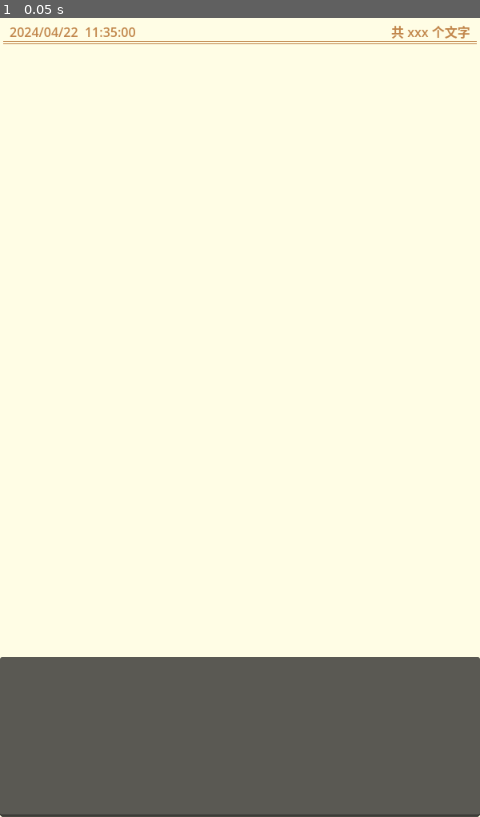
Above: before the commit, frame 1.
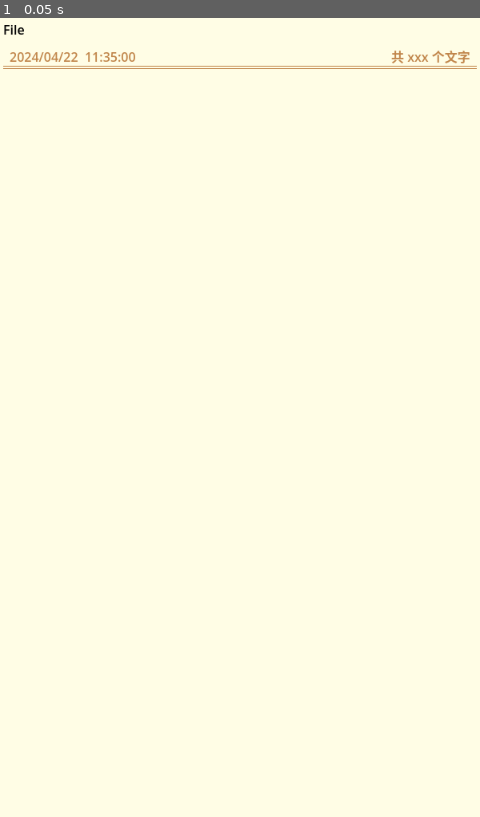
Above: after the commit, the same moment.

Repository: LaoDie1/godot-markdown-editor
Game: Godot game, scene res://src/scene/main.tscn
The game is run twice, just before and just after one commit, with the same random seed, the same clock (stepped at 60 frames per second) and the same inputs.
Inputs:
- Up to frame 1 (0.05 s): no input

The runs differ from the first frame. In frame 1, 21% of the frame differs, in the area x 0-100%, y 0-100%.

Commit message:
功能增强

Diff:
--- a/src/scene/document_canvas/document_canvas.gd
+++ b/src/scene/document_canvas/document_canvas.gd
@@ -23,7 +23,11 @@
 var p_to_item : Dictionary = {} # 点击的位置对应的行字符串
 
 var _selected_pos : Vector2 = Vector2()
-var _selected_line_item : LineItem = null
+var _selected_line_item : LineItem = null:
+	set(v):
+		_selected_line_item = v
+		_selected_line_idx = line_items.find(_selected_line_item)
+var _selected_line_idx : int = -1
 
 
 #============================================================
@@ -92,7 +96,7 @@
 
 ## 打开绘制的文件
 func open_file(path: String) -> void:
-	LineItem.reset_line()
+	LineItem.reset_incr_id()
 	file_path = path
 	origin_lines = FileUtil.read_as_lines(path)
 	line_items.clear()
@@ -119,6 +123,9 @@
 	for item in line_items:
 		draw_line_item(item, width)
 
+	custom_minimum_size.y = line_offset_point
+	size.y = line_offset_point
+
 
 ## 绘制这个行
 func draw_line_item(item: LineItem, width : float):
@@ -135,10 +142,10 @@
 # 选中行
 func _select_line(item: LineItem):
 	text_edit.visible = true
-	text_edit.size = Vector2(get_width() + 18, 0)
+	text_edit.custom_minimum_size = Vector2(get_width() + 18, 0)
 	text_edit.text = item.origin_text.substr(0, item.origin_text.length())
-	text_edit.size.y = item.get_total_height(get_width())
-	text_edit.position = Vector2(0, item.line_y_point)
+	text_edit.custom_minimum_size.y = item.get_total_height(get_width())
+	text_edit.get_parent_control().position = Vector2(0, item.line_y_point)
 
 	text_edit.add_theme_font_size_override("font_size", item.font_size)
 	text_edit.add_theme_font_override("font", item.font)
@@ -162,7 +169,7 @@
 
 
 # 更新这个行的内容
-func _update_line_by_text_edit(line_item: LineItem):
+func _update_line_by_text_edit(line_item: LineItem, hide_text_edit: bool):
 	if line_item.origin_text != text_edit.text:
 		var last_height = line_item.get_total_height(get_width())
 		# 设置内容
@@ -171,16 +178,19 @@
 			line_item.handle_md()
 		var height = line_item.get_total_height(get_width())
 		if last_height != height:
-			_update_line_after_pos( line_items.find(line_item), height - last_height)
+			_update_line_after_pos( _selected_line_idx, height - last_height)
 		queue_redraw()
 
-	text_edit.visible = false
+	text_edit.visible = not hide_text_edit
 
 
 # 更新这个索引的行之后的位置偏移
 func _update_line_after_pos(item_idx: int, offset: float):
+	if item_idx == -1 or offset == 0:
+		return
 	for i in range(item_idx + 1, line_items.size()):
 		line_items[i].line_y_point += offset
+	print_debug(range(item_idx + 1, line_items.size()), offset)
 	queue_redraw()
 
 
@@ -191,19 +201,19 @@
 func _on_text_edit_visibility_changed():
 	if text_edit and not text_edit.visible:
 		if _selected_line_item:
-			_update_line_by_text_edit(_selected_line_item)
+			_update_line_by_text_edit(_selected_line_item, true)
 
 
 func _on_text_edit_gui_input(event):
 	if event is InputEventKey:
 		if InputUtil.is_key(event, KEY_ENTER):
-			_update_line_by_text_edit(_selected_line_item)
+			_update_line_by_text_edit(_selected_line_item, true)
 			get_tree().root.set_input_as_handled()
 			text_edit.visible = false
 
 			if not Input.is_key_pressed(KEY_CTRL) and _selected_line_item:
 				# 插入新的行
-				var new_idx : int = line_items.find(_selected_line_item) + 1
+				var new_idx : int = _selected_line_idx + 1
 				var new_line_item : LineItem = _insert_line(new_idx)
 
 				# 更新后面行的偏移
@@ -217,4 +227,10 @@
 
 
 func _on_text_edit_resized():
-	pass # Replace with function body.
+	if _selected_line_item and text_edit.visible:
+		await Engine.get_main_loop().process_frame
+		var height = _selected_line_item.get_total_height_by_text(text_edit.text, get_width())
+		var last_height = _selected_line_item.get_total_height(get_width())
+		_selected_line_item.line_y_point += height - last_height
+		_update_line_by_text_edit(_selected_line_item, false)
+		_update_line_after_pos( _selected_line_idx, height - last_height)
--- a/src/scene/document_canvas/document_canvas.tscn
+++ b/src/scene/document_canvas/document_canvas.tscn
@@ -56,13 +56,18 @@
 theme = SubResource("Theme_5syx7")
 script = ExtResource("1_q8bgb")
 
-[node name="TextEdit" type="TextEdit" parent="."]
+[node name="MarginContainer" type="MarginContainer" parent="."]
+layout_mode = 0
+offset_left = -327.0
+offset_top = 111.0
+offset_right = -120.0
+offset_bottom = 230.0
+
+[node name="TextEdit" type="TextEdit" parent="MarginContainer"]
 unique_name_in_owner = true
-layout_mode = 0
-offset_left = -174.0
-offset_top = 44.0
-offset_right = -49.0
-offset_bottom = 135.0
+layout_mode = 2
+size_flags_horizontal = 0
+size_flags_vertical = 0
 theme = SubResource("Theme_86keu")
 theme_override_colors/font_color = Color(0, 0, 0, 1)
 theme_override_constants/line_spacing = 0
@@ -83,6 +88,6 @@
 mouse_filter = 2
 editor_only = false
 
-[connection signal="gui_input" from="TextEdit" to="." method="_on_text_edit_gui_input"]
-[connection signal="resized" from="TextEdit" to="." method="_on_text_edit_resized"]
-[connection signal="visibility_changed" from="TextEdit" to="." method="_on_text_edit_visibility_changed"]
+[connection signal="gui_input" from="MarginContainer/TextEdit" to="." method="_on_text_edit_gui_input"]
+[connection signal="resized" from="MarginContainer/TextEdit" to="." method="_on_text_edit_resized"]
+[connection signal="visibility_changed" from="MarginContainer/TextEdit" to="." method="_on_text_edit_visibility_changed"]
--- a/src/scene/document_canvas/line_item.gd
+++ b/src/scene/document_canvas/line_item.gd
@@ -18,10 +18,10 @@
 	">": PName.LineType.Quote,
 }
 
-static var _incr_line : int = 0: # 自增行。每次创建一个当前类的对象，则会自增1
+static var _incr_id : int = 0: # 自增行。每次创建一个当前类的对象，则会自增1
 	get:
-		_incr_line += 1
-		return _incr_line
+		_incr_id += 1
+		return _incr_id
 
 
 ## 原始字符串
@@ -33,8 +33,7 @@
 
 ## 画布所在的 y 轴点
 var line_y_point : int
-## 所在行
-var line : int
+var id : int
 
 var font : Font
 var alignment : int
@@ -46,7 +45,7 @@
 #  Standard
 #============================================================
 func _init(text: String, params: Dictionary = {}):
-	line = _incr_line
+	id = _incr_id
 
 	self.origin_text = text
 	self.text = text + "\n"
@@ -65,8 +64,8 @@
 #============================================================
 #  Custom
 #============================================================
-static func reset_line():
-	_incr_line = 0
+static func reset_incr_id():
+	_incr_id = 0
 
 
 ## 处理 md 文件内容
@@ -98,9 +97,14 @@
 
 ## 获取当前字符串总高度（包括换行高度）
 func get_total_height(width : int) -> float:
-	if text.strip_edges() == "":
+	return get_total_height_by_text(text, width)
+
+
+func get_total_height_by_text(t: String, width: float) -> float:
+	if t.strip_edges() == "":
 		return get_font_height()
-	return font.get_multiline_string_size(text, alignment, width, font_size, -1, TextServer.BREAK_GRAPHEME_BOUND).y + Config.line_spacing
+	return font.get_multiline_string_size(t, alignment, width, font_size, -1, TextServer.BREAK_GRAPHEME_BOUND).y + Config.line_spacing
+
 
 
 ## 一行的字体的高度
--- a/src/scene/main.gd
+++ b/src/scene/main.gd
@@ -8,11 +8,13 @@
 extends Control
 
 
+@onready var menu = %Menu
 @onready var document_canvas = %DocumentCanvas
 @onready var debug_editor = %DebugEditor
+@onready var open_file_dialog = %OpenFileDialog
 
 const CONTENT = """
-LINE: {line}
+ID: {id}
 FONT_HEIGHT: {font_height}
 TYPE: {type}
 FONT_SIZE: {font_size}
@@ -24,7 +26,13 @@
 #  内置
 #============================================================
 func _ready():
-	document_canvas.open_file(r"C:\Users\z\Desktop\test.md")
+	menu.init_menu({
+		"File": ["Open"]
+	})
+
+	menu.init_shortcut({
+		"/File/Open": SimpleMenu.parse_shortcut("Ctrl+O"),
+	})
 
 
 func _process(delta):
@@ -41,3 +49,14 @@
 	var data = JsonUtil.object_to_dict(line_item)
 	data["font_height"] = line_item.get_total_height(document_canvas.get_width())
 	debug_editor.text = CONTENT.format( data ).strip_edges()
+
+
+
+func _on_menu_menu_pressed(idx, menu_path):
+	match menu_path:
+		"/File/Open":
+			open_file_dialog.popup_centered_ratio(0.75)
+
+
+func _on_open_file_dialog_file_selected(path):
+	document_canvas.open_file(path)
--- a/src/scene/main.tscn
+++ b/src/scene/main.tscn
@@ -33,27 +33,49 @@
 grow_horizontal = 2
 grow_vertical = 2
 
-[node name="SimpleMenu" type="MenuBar" parent="VBoxContainer"]
+[node name="Menu" type="MenuBar" parent="VBoxContainer"]
+unique_name_in_owner = true
 layout_mode = 2
+theme_override_colors/font_color = Color(0, 0, 0, 1)
+theme_override_colors/font_pressed_color = Color(0, 0, 0, 1)
+theme_override_colors/font_hover_color = Color(0, 0, 0, 1)
+theme_override_colors/font_hover_pressed_color = Color(0, 0, 0, 1)
+flat = true
 script = ExtResource("1_s2vjw")
 
-[node name="MarginContainer" type="MarginContainer" parent="VBoxContainer"]
+[node name="ScrollContainer" type="ScrollContainer" parent="VBoxContainer"]
 layout_mode = 2
+size_flags_vertical = 3
+
+[node name="MarginContainer" type="MarginContainer" parent="VBoxContainer/ScrollContainer"]
+layout_mode = 2
+size_flags_horizontal = 3
 size_flags_vertical = 3
 theme_override_constants/margin_left = 4
 theme_override_constants/margin_right = 4
 theme_override_constants/margin_bottom = 8
 
-[node name="DocumentCanvas" parent="VBoxContainer/MarginContainer" instance=ExtResource("2_850oq")]
+[node name="DocumentCanvas" parent="VBoxContainer/ScrollContainer/MarginContainer" instance=ExtResource("2_850oq")]
 unique_name_in_owner = true
 layout_mode = 2
 
 [node name="DebugEditor" type="TextEdit" parent="VBoxContainer"]
 unique_name_in_owner = true
+visible = false
 custom_minimum_size = Vector2(0, 200)
 layout_mode = 2
 editable = false
 wrap_mode = 1
 autowrap_mode = 1
 
-[connection signal="selected" from="VBoxContainer/MarginContainer/DocumentCanvas" to="." method="_on_document_canvas_selected"]
+[node name="OpenFileDialog" type="FileDialog" parent="."]
+unique_name_in_owner = true
+title = "Open a File"
+ok_button_text = "打开"
+file_mode = 0
+access = 2
+filters = PackedStringArray("*.md;Markdown File")
+
+[connection signal="menu_pressed" from="VBoxContainer/Menu" to="." method="_on_menu_menu_pressed"]
+[connection signal="selected" from="VBoxContainer/ScrollContainer/MarginContainer/DocumentCanvas" to="." method="_on_document_canvas_selected"]
+[connection signal="file_selected" from="OpenFileDialog" to="." method="_on_open_file_dialog_file_selected"]
